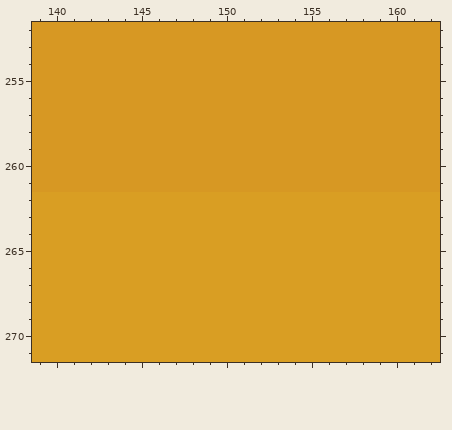
Two versions of one pixel-art file, Duelity_UnityProject/Assets/Sprites/Landscape/landscape.aseprite. Above is the file before it was changed.
640x360 pixels, 1 frame. Colours within 5 levels of each other are drawn and written as one. Shown: x 139..162, y 252..271. The commit also changed other parts of the picture, which this record leaves out.
After:
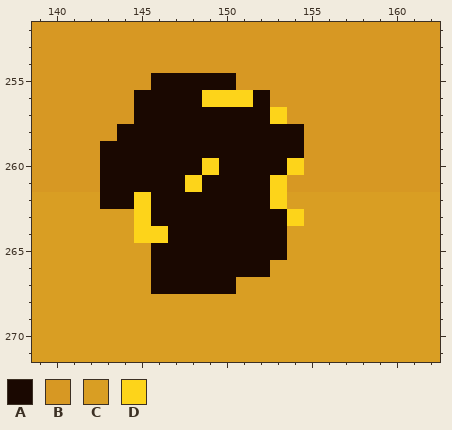
Palette (. is transparent): A #1a0801  B #d79823  C #d99e23  D #fdd41a
What changed:
layer "Group 1 Copy/Head" added
Changed rows in their new state; - is an unchanged pixel.
Layer "Group 1 Copy/Head":
first column x 143:
255 ---AAAAA----
256 --AAAADDDA--
257 --AAAAAAAAD-
258 -AAAAAAAAAAA
259 AAAAAAAAAAAA
260 AAAAAADAAAAD
261 AAAAADAAAAD-
262 AADAAAAAAAD-
263 --DAAAAAAAAD
264 --DDAAAAAAA-
265 ---AAAAAAAA-
266 ---AAAAAAA--
267 ---AAAAA----
